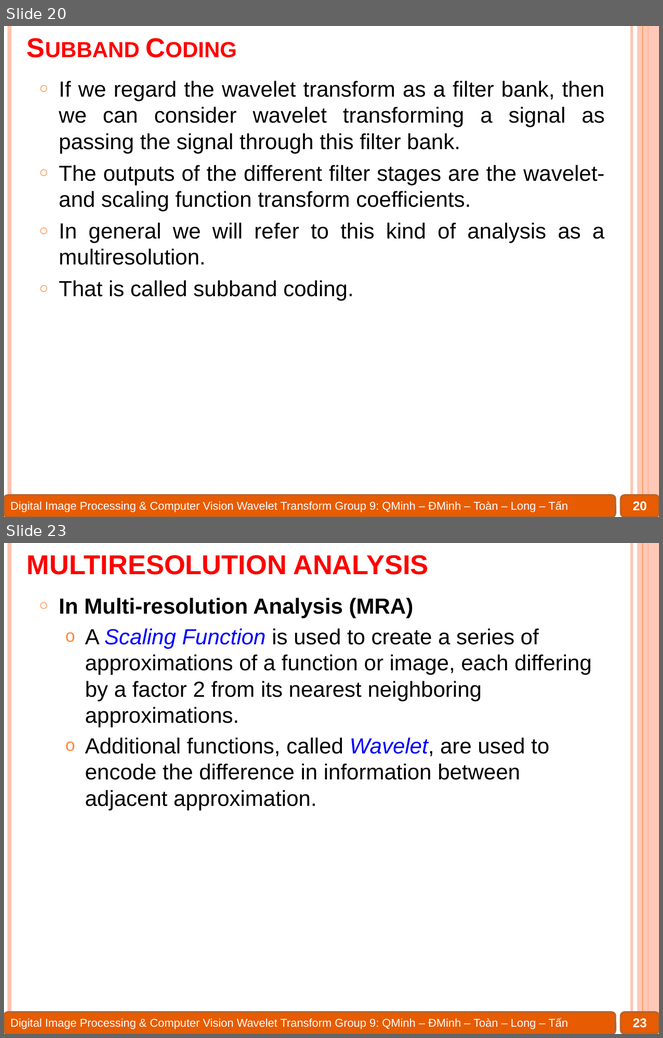
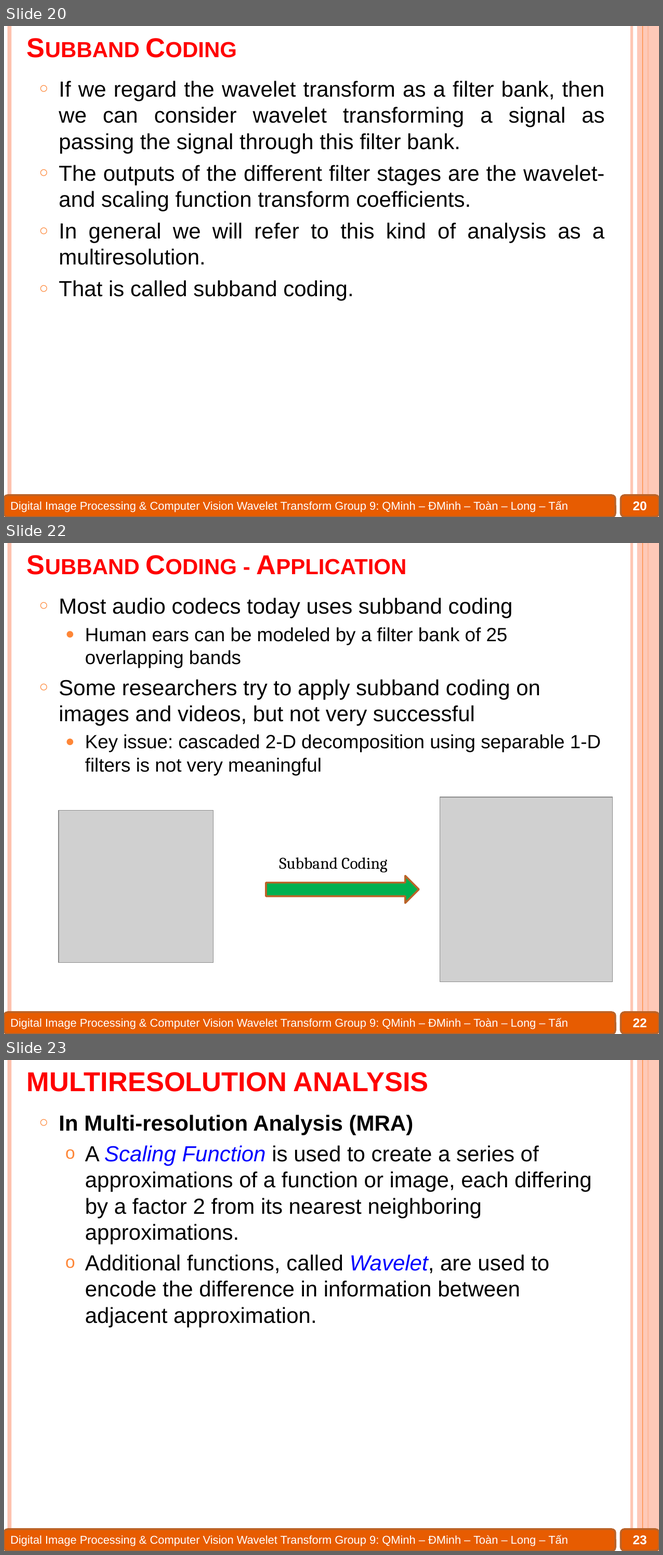
Before and after one commit to Alex7Huynh/dip-g9, a slide deck: 6. PPT/Wavelet transform.pptx. Shown one above the other, each under a label of ours: slides 20 and 23 before the commit, slides 20, 22 and 23 after it; the slides between them are not shown. The pictures are 663x1038 and 663x1555 pixels, drawn with LibreOffice and Linux fonts; fonts in the diff are those of the drawing; grey boxes stand for pictures. Boxes give left, top, right and bottom in pixels: in the first picture for what was removed or moved away, otherwise in the second. Text is boxed around its words. In the diff, an @@ line names an element or a change of style, - is before the commit and + after.

```diff
--- a/6. PPT/Wavelet transform.pptx
+++ b/6. PPT/Wavelet transform.pptx
@@ slide 22 added at [4, 543, 659, 1034], background #FFFFFF; not listed: 8 template elements that a slide beside it also shows @@
@@ text added at [59, 598, 601, 775], 21 pt, text #000000 @@
+○ Most audio codecs today uses subband coding
+  ● Human ears can be modeled by a filter bank of 25 overlapping bands
+○ Some researchers try to apply subband coding on images and videos, but not very successful
+  ● Key issue: cascaded 2-D decomposition using separable 1-D filters is not very meaningful
@@ title added at [359, 598, 513, 618], 30 pt, text #FF0000, bold, small capitals @@
+Subband Coding - Application
@@ picture added at [440, 797, 613, 982] @@
@@ picture added at [59, 810, 213, 963] @@
@@ text added at [279, 858, 388, 873], 18 pt, text #000000 @@
+Subband Coding
@@ right arrow added at [266, 876, 419, 903], fill #00B050, outline #BC6329 2 pt @@
@@ page number added at [633, 1019, 647, 1028], 14 pt, text #FFFFFF, bold @@
+22
```
Also in this commit, not shown: 9 slides changed, 1 slide removed, 31 other files.
